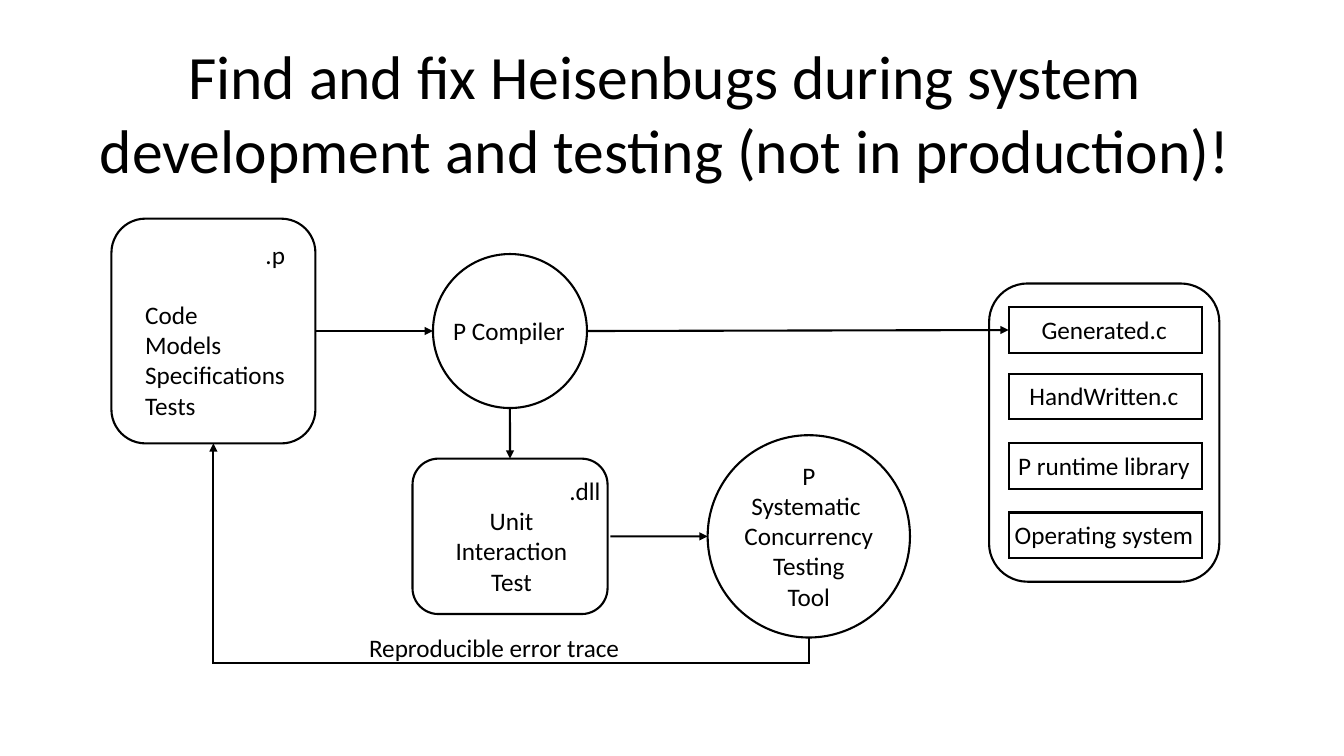
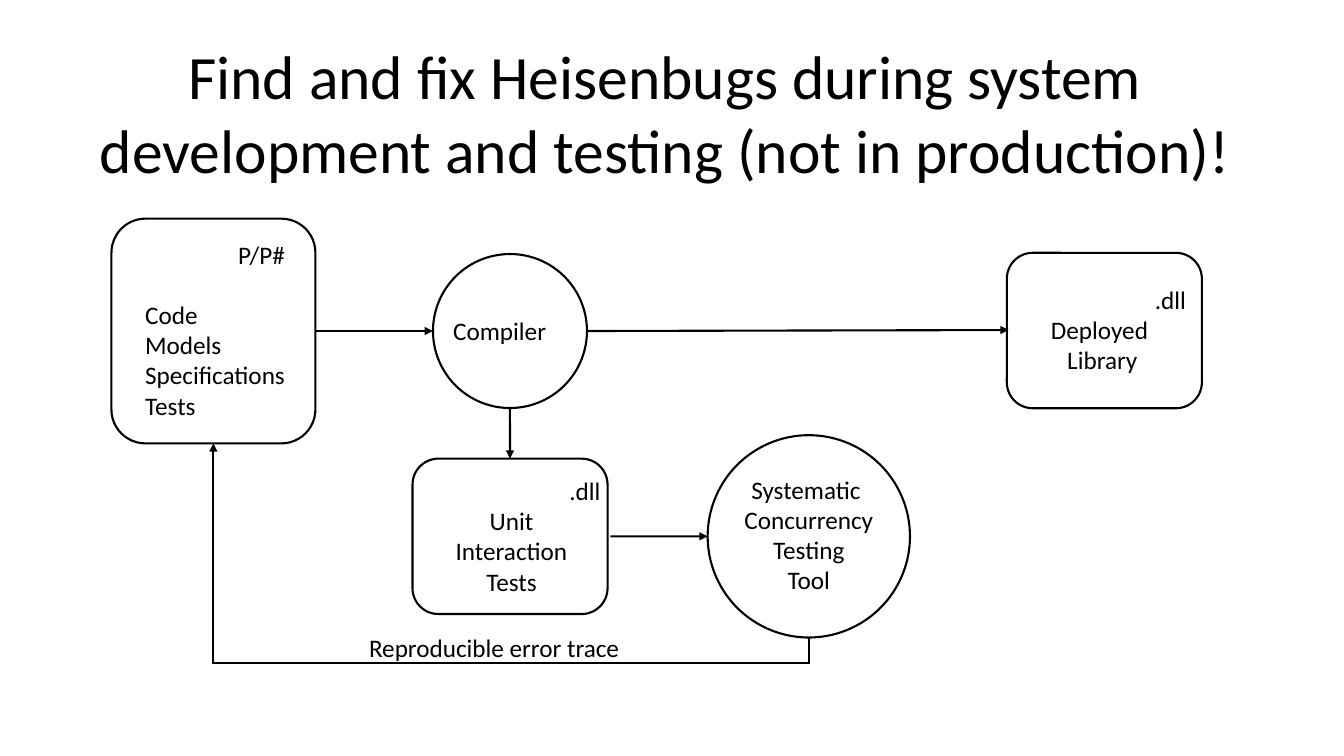
Before and after one commit to p-org/P, a slide deck: slide 10 of RVTutorial/P-tutorial-Part-1.pptx (slide 6 before the commit). Drawn at 1344x756 pixels with LibreOffice and Linux fonts; fonts in the diff are those of the drawing. Boxes give left, top, right and bottom in pixels: in the first picture for what was removed or moved away, otherwise in the second. Text is boxed around its words. In the diff, an @@ line names an element or a change of style, - is before the commit and + after.

```diff
--- a/RVTutorial/P-tutorial-Part-1.pptx
+++ b/RVTutorial/P-tutorial-Part-1.pptx
@@ text at box(238, 246, 285, 265): text changed @@
-.p
+P/P#
@@ rounded rectangle: place and size @@
-rounded rectangle at box(989, 283, 1219, 582)
+rounded rectangle at box(1007, 253, 1203, 408)
@@ text at box(453, 322, 546, 344): text changed @@
-P Compiler
+Compiler
@@ text added at box(1051, 321, 1148, 373), 18 pt, text #000000 @@
+.dll
+Deployed
+Library
@@ text "Systematic": place and size @@
-text "Systematic" at box(744, 468, 873, 606)
+text "Systematic" at box(744, 481, 873, 589)
@@ text at box(802, 468, 815, 485): paragraph removed @@
-P
@@ group removed at box(1009, 308, 1203, 558): 4 rectangles, 4 texts @@
-Generated.c
-HandWritten.c
-P runtime library
-Operating system
@@ text at box(486, 574, 536, 592): text changed @@
-Test
+Tests
```
Also in this commit, not shown: 5 other slides changed, 7 slides added, 1 slide removed, 6 other files.
